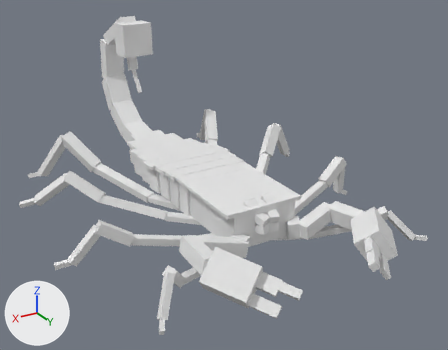
Two versions of the Blender file wip/scorpion.blend, one commit apart.
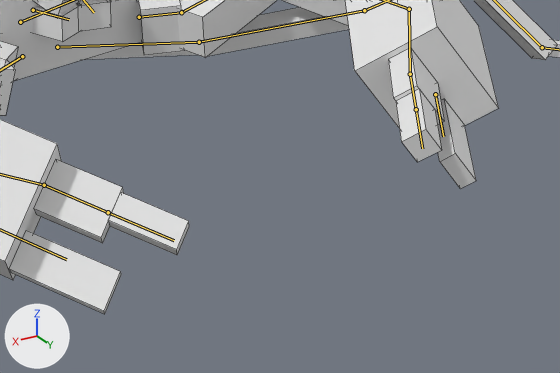
Each version appears first whole from a 50 mm lens placed at (4.14, 7.09, 4.24), pointed at (-0.21, -0.17, 0.61), and next in a close-up on the part from 55% to 93% of the width and 63% to 96% of the height. The axes (+X, +Y, +Z) are drawn at lower left. The lights are the same throughout. Both versions are drawn at frame 1 of the action 'ArmatureAction'; the numbers are the values there. The bones that bend it are drawn over the model as lines in the close-ups. The close-ups show mesh edges as thin lines.
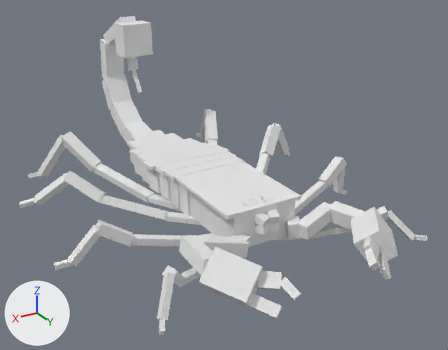
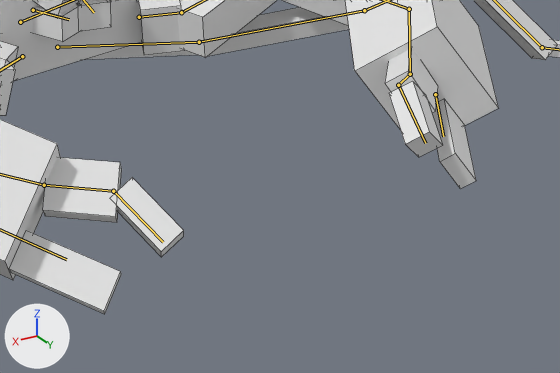
Pixel boxes [x1, y1, x2, y2] of what changed, in the close-ups (560 x 373 px):
'Cube', posed: [0, 0, 560, 314] in both
bone 'c66', root to tip: before (410, 74) to (416, 109); after (410, 74) to (398, 85)
bone 'c77', root to tip: before (416, 109) to (422, 148); after (398, 85) to (425, 143)
bone 'c6', root to tip: before (44, 185) to (108, 212); after (44, 185) to (113, 191)
bone 'c7', root to tip: before (108, 212) to (174, 240); after (113, 191) to (163, 242)

What changed in the scene script:
```text
Change bone_c66:
    where bone_c66 = bpy.data.objects['Armature'].pose.bones['c66']  # child of 'c44'
    bone_c66.rotation_quaternion: (1.0, 0.0, 0.0, 0.0) -> (0.971, 0.239, 0.003, -0.005)  # degrees (0, 0, 0) -> degrees (28, 0, -1)
Change bone_c77:
    where bone_c77 = bpy.data.objects['Armature'].pose.bones['c77']  # child of 'c66'
    bone_c77.rotation_quaternion: (1.0, 0.0, 0.0, 0.0) -> (0.849, -0.528, -0.006, 0.012)  # degrees (0, 0, 0) -> degrees (-64, 0, 1)
Change bone_c6:
    where bone_c6 = bpy.data.objects['Armature'].pose.bones['c6']  # child of 'c4'
    bone_c6.rotation_quaternion: (1.0, 0.0, 0.0, 0.0) -> (0.987, 0.158, 0.002, -0.005)  # degrees (0, 0, 0) -> degrees (18, 0, -1)
Change bone_c7:
    where bone_c7 = bpy.data.objects['Armature'].pose.bones['c7']  # child of 'c6'
    bone_c7.rotation_quaternion: (1.0, 0.0, 0.0, 0.0) -> (0.935, -0.353, -0.005, 0.012)  # degrees (0, 0, 0) -> degrees (-41, 0, 1)
```
